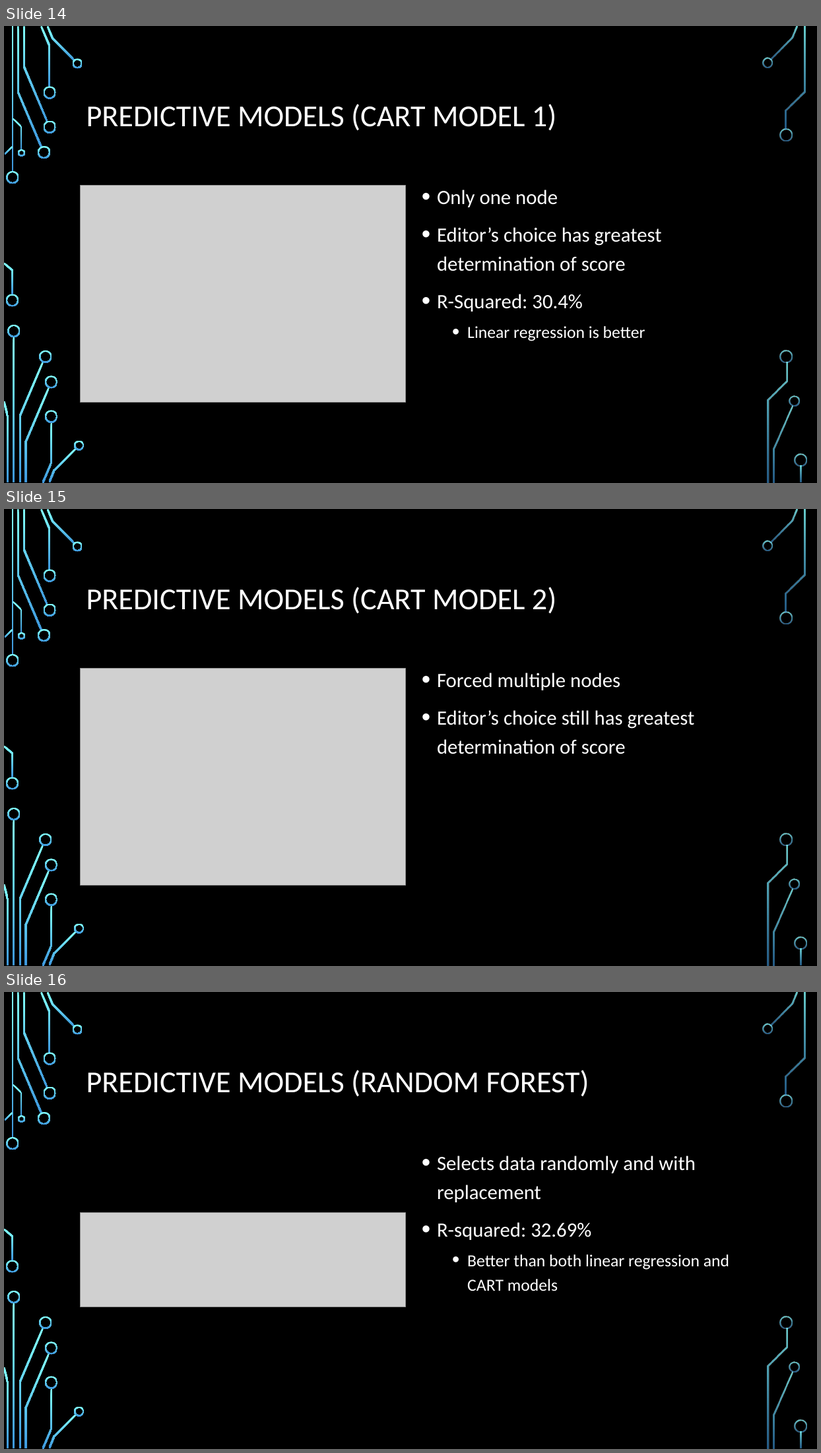
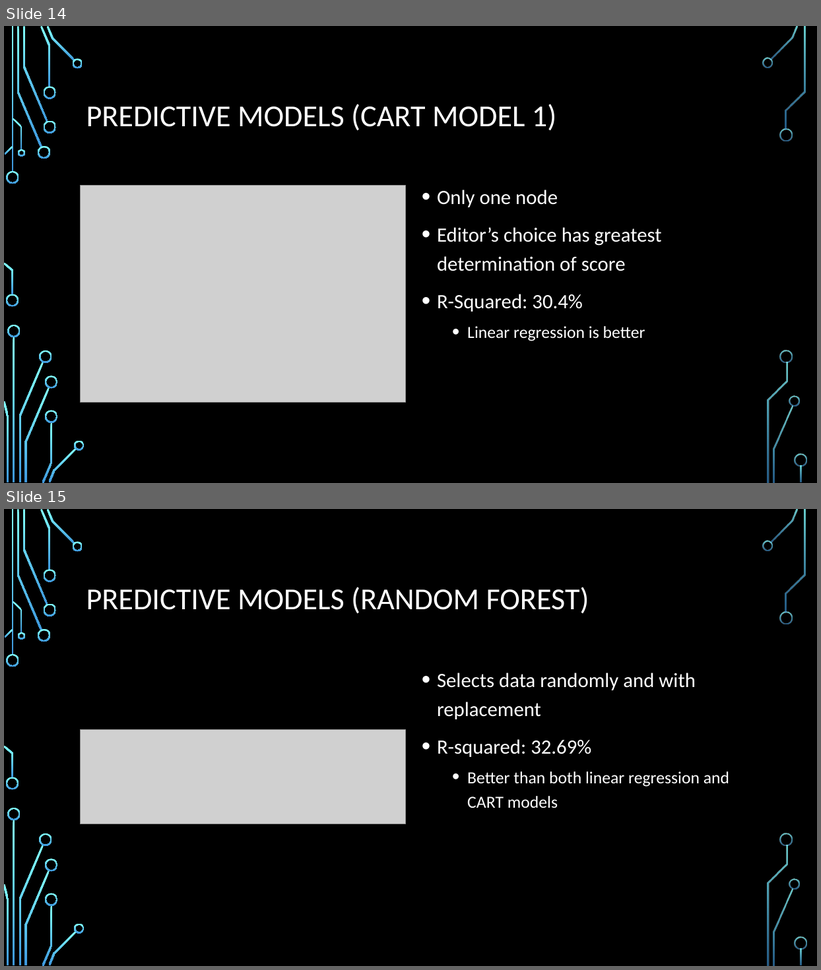
Before and after one commit to Esavoye/Introduction-To-Data-Science, a slide deck: Capstone-Project/IGN Video Game Reviews Deck.pptx. Shown one above the other, each under a label of ours: slides 14, 15 and 16 before the commit, slides 14 and 15 after it. The pictures are 821x1453 and 821x970 pixels, drawn with LibreOffice and Linux fonts; fonts in the diff are those of the drawing; grey boxes stand for pictures; background and template pictures are left out. Boxes give left, top, right and bottom in pixels: in the first picture for what was removed or moved away, otherwise in the second. Text is boxed around its words. In the diff, an @@ line names an element or a change of style, - is before the commit and + after.

```diff
--- a/Capstone-Project/IGN Video Game Reviews Deck.pptx
+++ b/Capstone-Project/IGN Video Game Reviews Deck.pptx
@@ slide 15 removed at [4, 509, 817, 966], background picture (left out); not listed: 36 template elements that a slide beside it also shows @@
@@ title removed at [86, 587, 556, 614] @@
-PREDICTIVE MODELS (CART MODEL 2)
@@ picture removed at [81, 669, 406, 886] @@
@@ text removed at [437, 673, 695, 755] @@
-• Forced multiple nodes
-• Editor’s choice still has greatest determination of score
@@ what was slide 16 is now slide 15 @@
```
Also in this commit, not shown: 14 other files.
